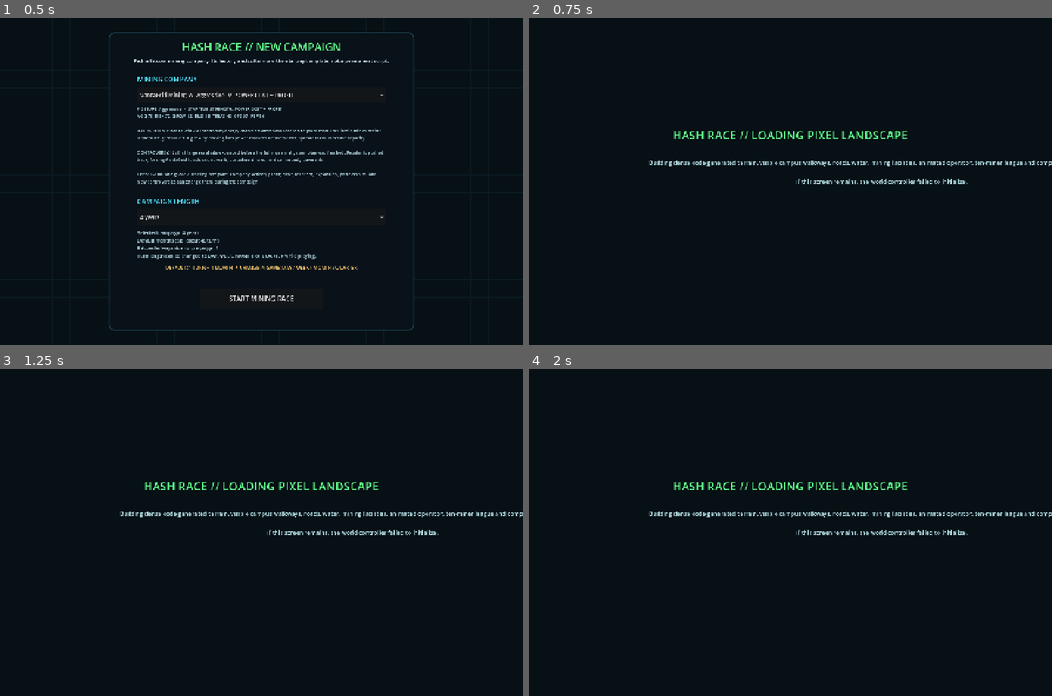
Above: before the commit, frames 1-4 (two rows, left to right).
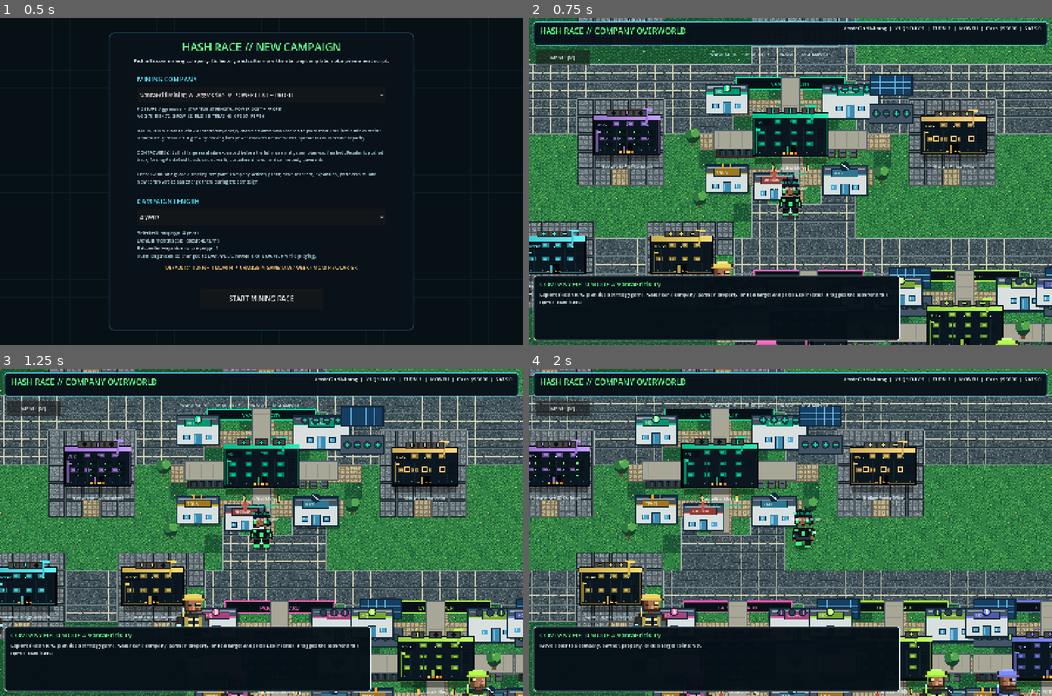
Above: after the commit, the same moments.

Repository: 1freetech/HashRace
Game: Godot game, scene res://scenes/campaign_setup.tscn
Same seed, same stepped clock (60 frames per second), same inputs: the game is played once before the commit and once after it.
Inputs (mouse positions are in pixels of both pictures, inside the frame that each line leads up to):
- Up to frame 1 (0.5 s): no input
- Up to frame 2 (0.75 s): click "START MINING RACE" at 0.5 s
- Up to frame 3 (1.25 s): no input
- Up to frame 4 (2 s): tap Enter at 1.25 s; move the mouse to (905, 516) at 1.27 s; hold D from 1.28 s (still down); tap E at 1.35 s; click (905, 516) at 1.42 s; tap Space at 1.52 s

Frame 1 is identical in both runs. In frame 2, 72% of the frame differs, in the area x 0-100%, y 0-100%; in frame 3, 71%; in frame 4, 73%.
Error before the commit: Parse Error: Could not resolve class "res://scripts/world_pixel_landscape.gd". (res://scripts/world_ui_compact.gd:1)

Commit message:
v0.044 — Fix the Godot parser blocker in RPG drawing
Godot 4.7.2 identified the real release failure: the RPG strategy draw loop still called a removed _draw_nearby_notice() helper. This removes that stale call while preserving the scanner overlay, direction indicator, interaction prompt, movement, mining strategy, and compact HUD behavior. The fix matters because the missing function prevented the entire inheritance chain from parsing and blocked both Windows and Linux exports.

Diff:
--- a/Godot/scripts/world_rpg_strategy.gd
+++ b/Godot/scripts/world_rpg_strategy.gd
@@ -177,7 +177,6 @@
     if scanner_overlay_enabled:
         _draw_scanner_overlay()
     _draw_direction_state()
-    _draw_nearby_notice()
 
 func _draw_scanner_overlay() -> void:
     if grid_nav == null:
